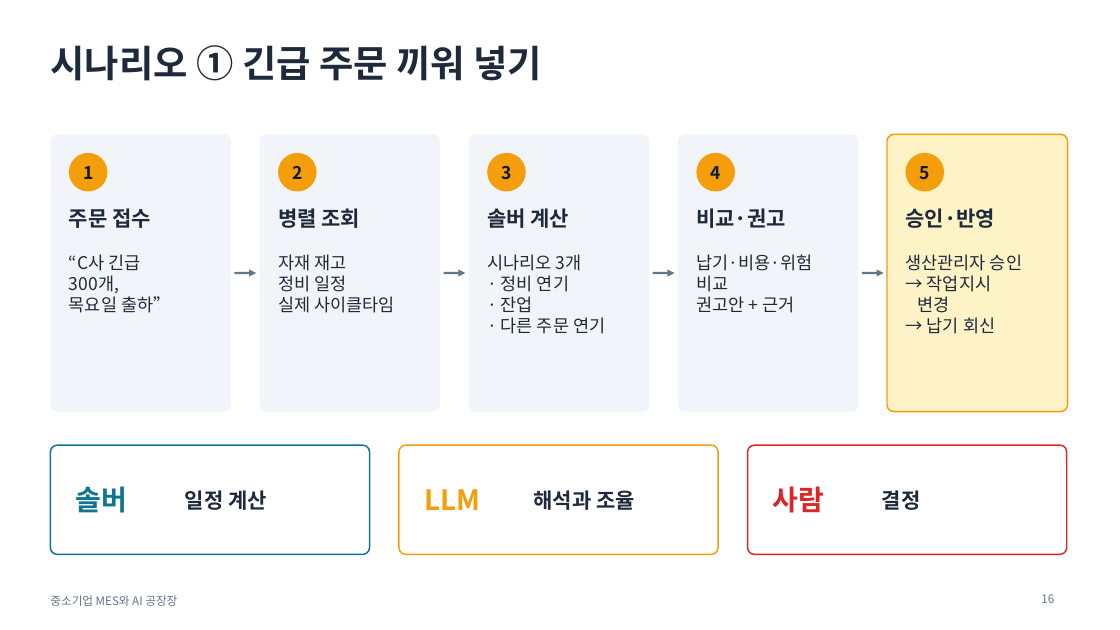
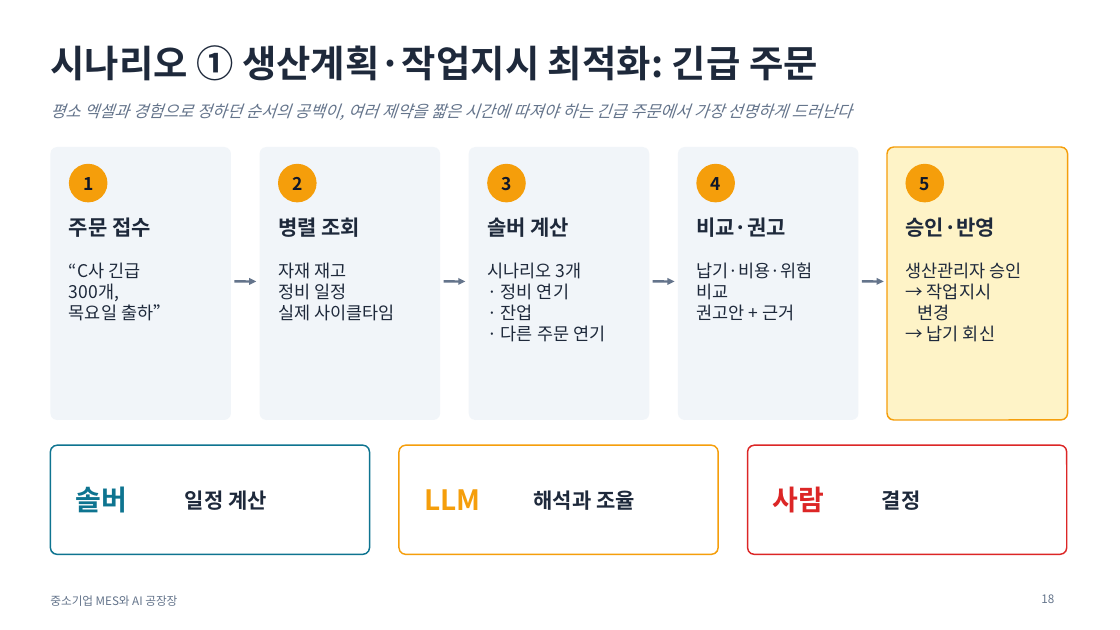
Before and after one commit to lucky-sugar-park/tech-review, a slide deck: slide 18 of lecture/mes-ai-plant-manager.pptx (slide 16 before the commit). Drawn at 1120x630 pixels with LibreOffice and Linux fonts; fonts in the diff are those of the drawing. Boxes give left, top, right and bottom in pixels: in the first picture for what was removed or moved away, otherwise in the second. Text is boxed around its words. In the diff, an @@ line names an element or a change of style, - is before the commit and + after.

```diff
--- a/lecture/mes-ai-plant-manager.pptx
+++ b/lecture/mes-ai-plant-manager.pptx
@@ title at <box>50,45,818,81</box>: text changed @@
-시나리오 ① 긴급 주문 끼워 넣기
+시나리오 ① 생산계획·작업지시 최적화: 긴급 주문
@@ text added at <box>50,103,852,120</box>, 14 pt, text #64748B, italic @@
+평소 엑셀과 경험으로 정하던 순서의 공백이, 여러 제약을 짧은 시간에 따져야 하는 긴급 주문에서 가장 선명하게 드러난다
@@ rounded rectangle: place and size @@
-rounded rectangle at <box>50,134,231,412</box>
+rounded rectangle at <box>50,147,231,420</box>
@@ rounded rectangle: place and size @@
-rounded rectangle at <box>260,134,440,412</box>
+rounded rectangle at <box>260,147,440,420</box>
@@ rounded rectangle: place and size @@
-rounded rectangle at <box>469,134,649,412</box>
+rounded rectangle at <box>469,147,649,420</box>
@@ rounded rectangle: place and size @@
-rounded rectangle at <box>678,134,859,412</box>
+rounded rectangle at <box>678,147,859,420</box>
@@ rounded rectangle: place and size @@
-rounded rectangle at <box>887,134,1068,412</box>
+rounded rectangle at <box>887,147,1068,420</box>
@@ 10 texts, 5 ellipses, 4 arrows: place and size @@
-10 texts, 5 ellipses, 4 arrows at <box>69,153,996,273</box>
+10 texts, 5 ellipses, 4 arrows at <box>69,164,996,281</box>
@@ text "“C사 긴급": place and size @@
-text "“C사 긴급" at <box>69,254,171,313</box>
+text "“C사 긴급" at <box>69,262,171,321</box>
@@ text "자재 재고": place and size @@
-text "자재 재고" at <box>278,254,394,313</box>
+text "자재 재고" at <box>278,262,394,321</box>
@@ text "시나리오 3개": place and size @@
-text "시나리오 3개" at <box>487,254,605,334</box>
+text "시나리오 3개" at <box>487,262,605,342</box>
@@ text "납기·비용·위험": place and size @@
-text "납기·비용·위험" at <box>696,254,812,313</box>
+text "납기·비용·위험" at <box>696,262,812,321</box>
@@ text "생산관리자 승인": place and size @@
-text "생산관리자 승인" at <box>906,254,1022,334</box>
+text "생산관리자 승인" at <box>906,262,1022,342</box>
```
Also in this commit, not shown: 7 other slides changed, 4 slides added, 2 slides removed, 2 other files.
